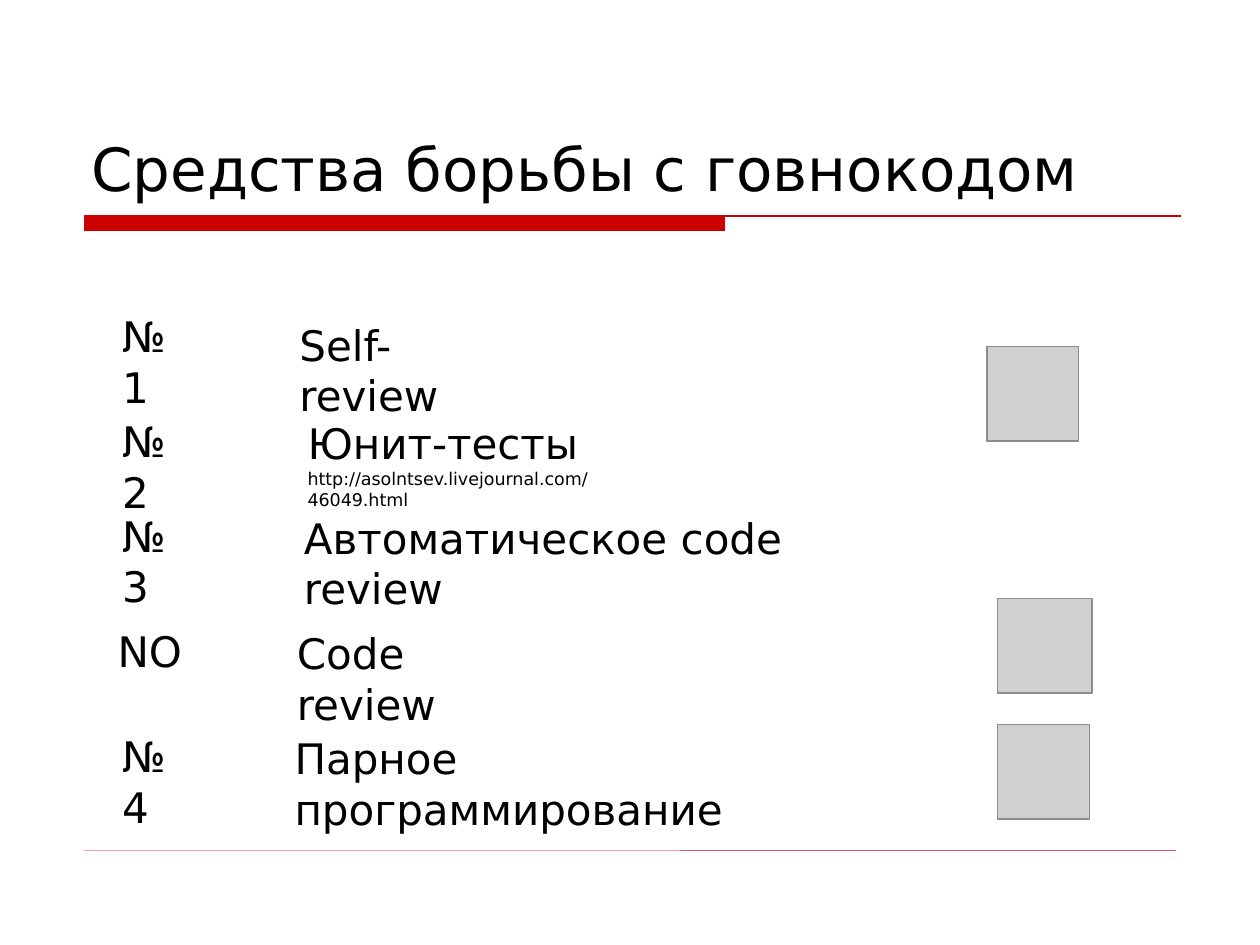
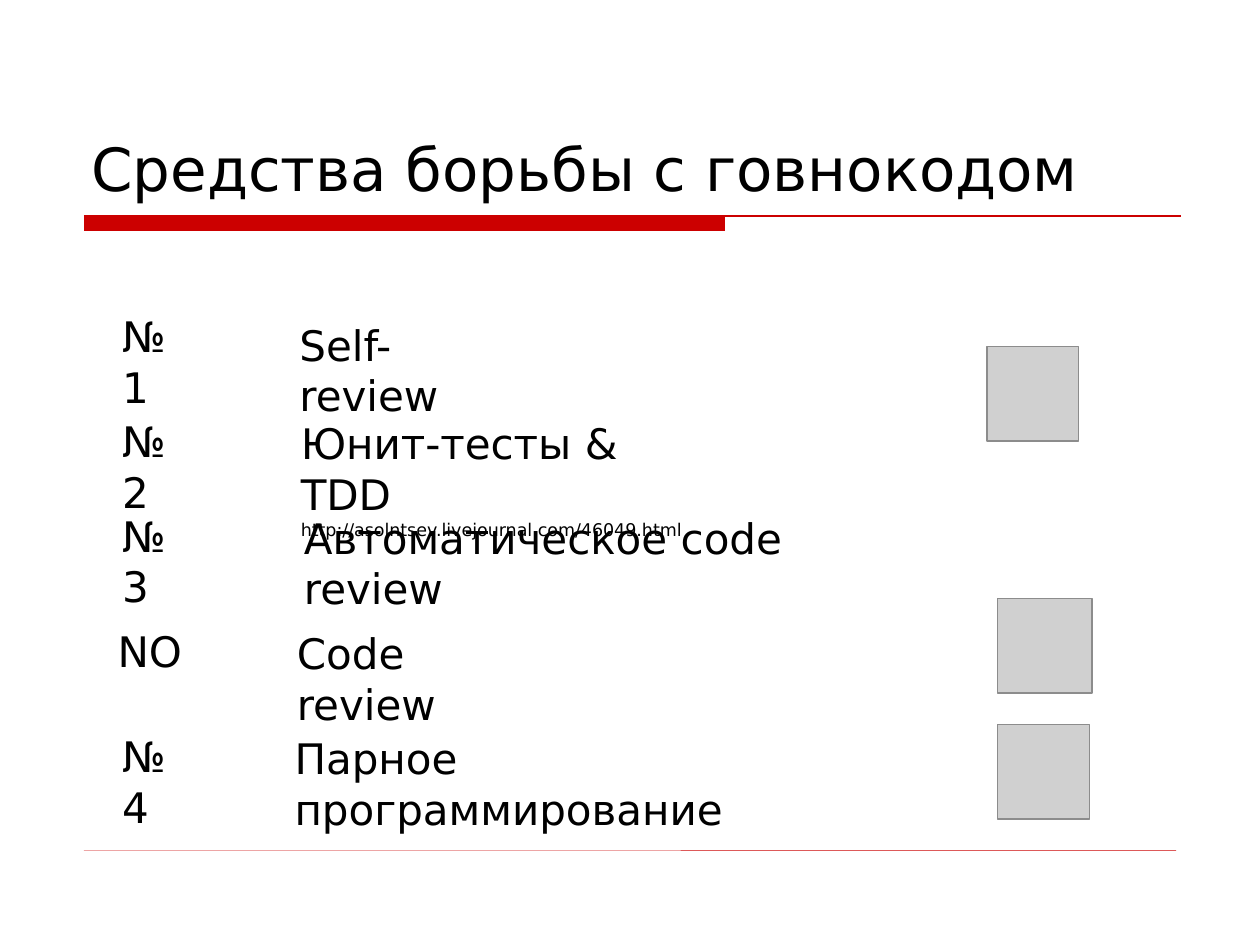
Before and after one commit to asolntsev/presentations, a slide deck: slide 31 of wtf-code/WTF_code.jug-lv.ru.ppt. Drawn at 1260x945 pixels with LibreOffice and Linux fonts; fonts in the diff are those of the drawing; grey boxes stand for pictures; background and template pictures are left out. Boxes give left, top, right and bottom in pixels: in the first picture for what was removed or moved away, otherwise in the second. Text is boxed around its words. In the diff, an @@ line names an element or a change of style, - is before the commit and + after.

```diff
--- a/wtf-code/WTF_code.jug-lv.ru.ppt
+++ b/wtf-code/WTF_code.jug-lv.ru.ppt
@@ text at [301,427,572,510]: text changed @@
-Юнит-тесты
+Юнит-тесты & TDD
```
Also in this commit, not shown: 4 other slides changed.
